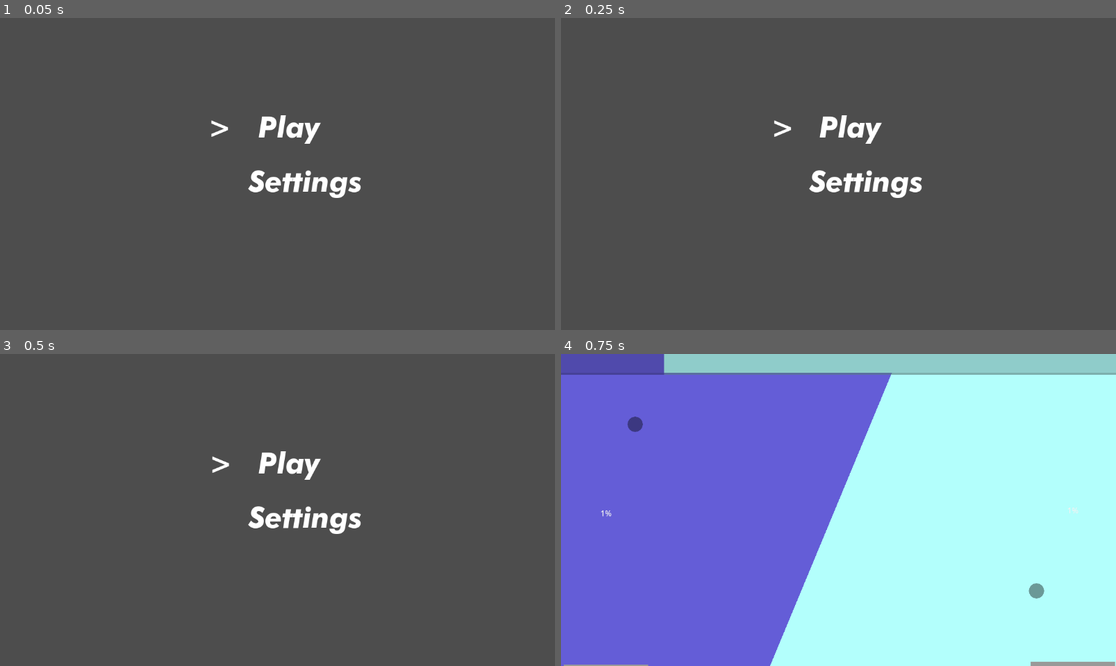
Above: before the commit, frames 1-4 (two rows, left to right).
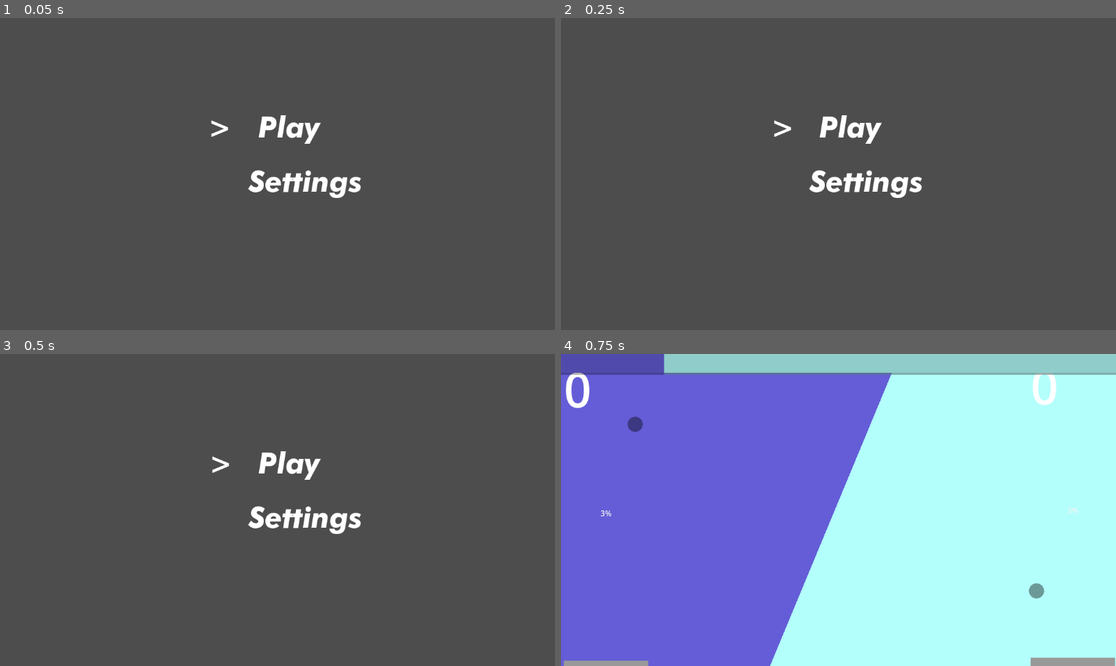
Above: after the commit, the same moments.

Repository: ProgrammingParadox/voronoi-game
Game: Godot game, scene res://scenes/home.tscn
Same seed, same stepped clock (60 frames per second), same inputs: the game is played once before the commit and once after it.
Inputs:
- Up to frame 1 (0.05 s): no input
- Up to frame 2 (0.25 s): no input
- Up to frame 3 (0.5 s): no input
- Up to frame 4 (0.75 s): click "Play" at 0.5 s

Frames 1-3 are identical in both runs. In frame 4, 0.9% of the frame differs, in the area x 0-100%, y 6-100%.

Commit message:
tried to add numbers

Diff:
--- a/energy.gd
+++ b/energy.gd
@@ -2,13 +2,16 @@
 
 @export var player_ref : Node
 @onready var progress_bar = $ProgressBar
+@onready var energy_num = $ProgressBar/EnergyDisplay
 
 # Called when the node enters the scene tree for the first time.
 func _ready() -> void:
 	player_ref.energy = 0.0
+	energy_num.text = "0"
 
 
 # Called every frame. 'delta' is the elapsed time since the previous frame.
 func _process(delta: float) -> void:
-	progress_bar.value = player_ref.energy
-	player_ref.energy += 0.2
+	progress_bar.value += 0.2
+	player_ref.energy = floor(progress_bar.value / 10)
+	energy_num.text = str(int(player_ref.energy))
--- a/energy.tscn
+++ b/energy.tscn
@@ -24,3 +24,10 @@
 theme_override_styles/fill = SubResource("StyleBoxFlat_xffyk")
 fill_mode = 3
 script = ExtResource("2_if8s4")
+
+[node name="EnergyDisplay" type="Label" parent="ProgressBar"]
+layout_mode = 0
+offset_right = 253.0
+offset_bottom = 141.0
+theme_override_font_sizes/font_size = 100
+text = "1"
--- a/scripts/player.gd
+++ b/scripts/player.gd
@@ -98,8 +98,13 @@
 
 	velocity *= 0.9;
 
-	if Input.is_action_just_pressed(controls_plant):
+	if energy >= 100:
+		energy = 100
+
+	if Input.is_action_just_pressed(controls_plant) and (energy >= 2):
 		plant()
+		energy -= 2
 
-	if Input.is_action_just_pressed(controls_melee):
+	if Input.is_action_just_pressed(controls_melee) and (energy >= 1):
 		dash(delta)
+		energy -= 1
